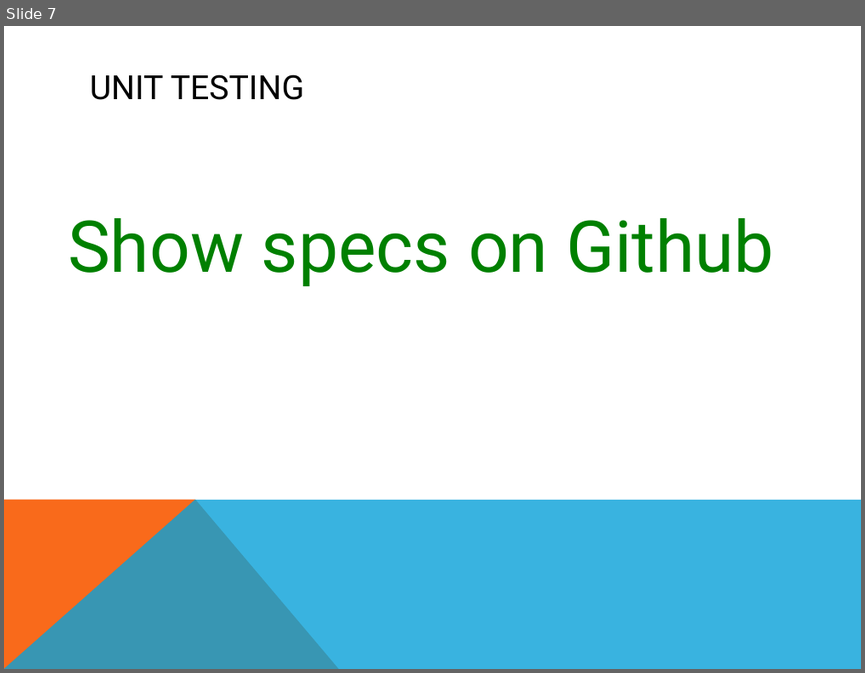
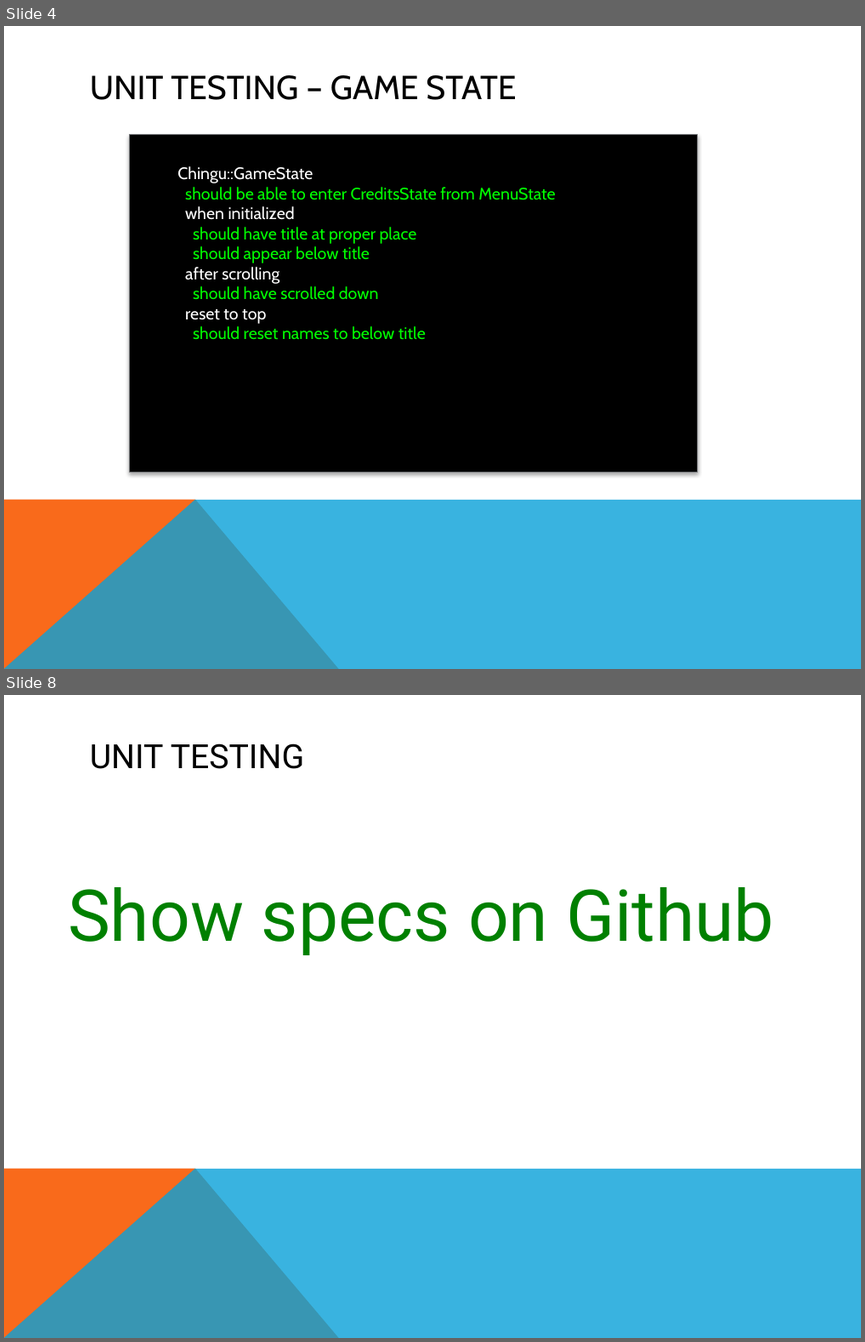
Before and after one commit to csce3513/Team6, a slide deck: docs/presentation-3.pptx. Shown one above the other, each under a label of ours: slide 7 before the commit, slides 4 and 8 after it; the slides between them are not shown. The pictures are 865x673 and 865x1342 pixels, drawn with LibreOffice and Linux fonts; fonts in the diff are those of the drawing. Boxes give left, top, right and bottom in pixels: in the first picture for what was removed or moved away, otherwise in the second. Text is boxed around its words. In the diff, an @@ line names an element or a change of style, - is before the commit and + after.

```diff
--- a/docs/presentation-3.pptx
+++ b/docs/presentation-3.pptx
@@ slide 4 added at bbox=[4, 26, 861, 669], background #FFFFFF; not listed: 2 template elements that a slide beside it also shows @@
@@ title added at bbox=[90, 75, 516, 100], 28 pt, text #000000 @@
+UNIT TESTING – GAME STATE
@@ rectangle added at bbox=[130, 135, 697, 472], fill #000000, outline #76787B 0.75 pt @@
@@ text added at bbox=[177, 166, 555, 340], 14 pt, text #00FF00 @@
+Chingu::GameState
+should be able to enter CreditsState from MenuState
+when initialized
+should have title at proper place
+should appear below title
+after scrolling
+should have scrolled down
+reset to top
+should reset names to below title
@@ what was slide 7 is now slide 8 @@
```
Also in this commit, not shown: 5 slides changed, 2 other slides added, 2 slides removed.
